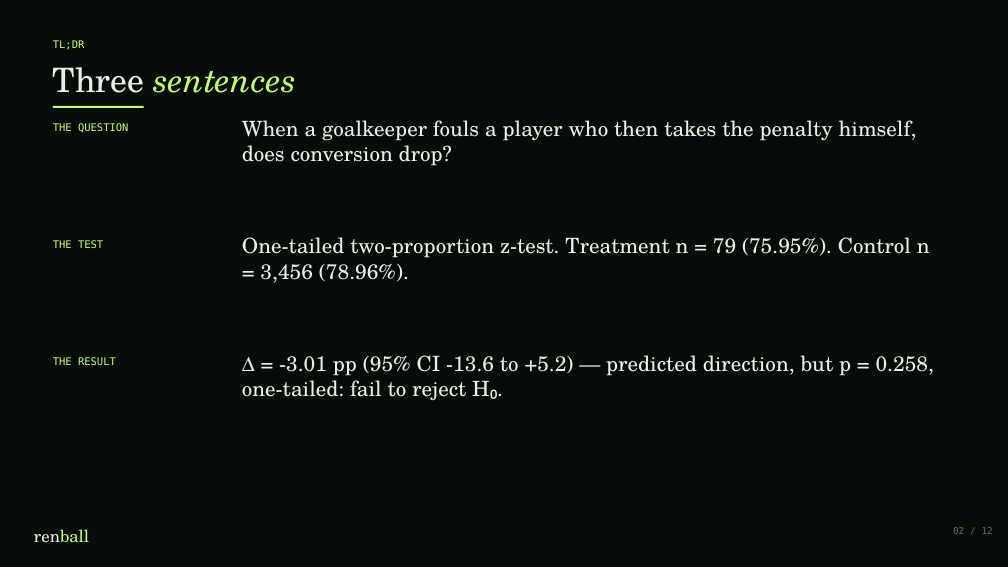
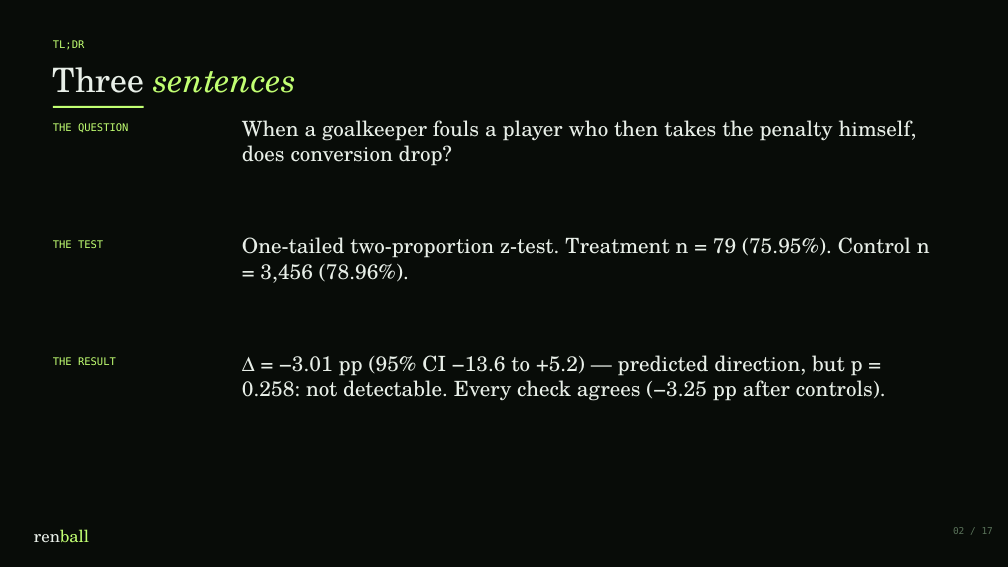
Before and after one commit to koeymenc/renball, a slide deck: slide 2 of projects/01-penalty-analysis/slides.pptx. Drawn at 1008x567 pixels with LibreOffice and Linux fonts; fonts in the diff are those of the drawing. Boxes give left, top, right and bottom in pixels: in the first picture for what was removed or moved away, otherwise in the second. Text is boxed around its words. In the diff, an @@ line names an element or a change of style, - is before the commit and + after.

```diff
--- a/projects/01-penalty-analysis/slides.pptx
+++ b/projects/01-penalty-analysis/slides.pptx
@@ text at <box>242,355,886,401</box>: text changed @@
-Δ = -3.01 pp (95% CI -13.6 to +5.2) — predicted direction, but p = 0.258, one-tailed: fail to reject H₀.
+Δ = −3.01 pp (95% CI −13.6 to +5.2) — predicted direction, but p = 0.258: not detectable. Every check agrees (−3.25 pp after controls).
```
Also in this commit, not shown: 9 other slides changed, 5 slides added, 10 other files.
